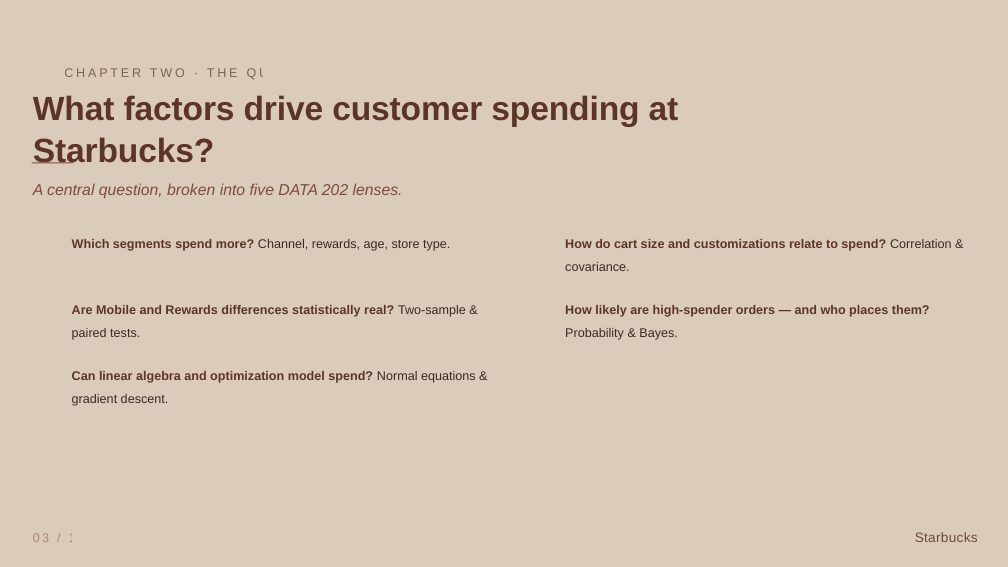
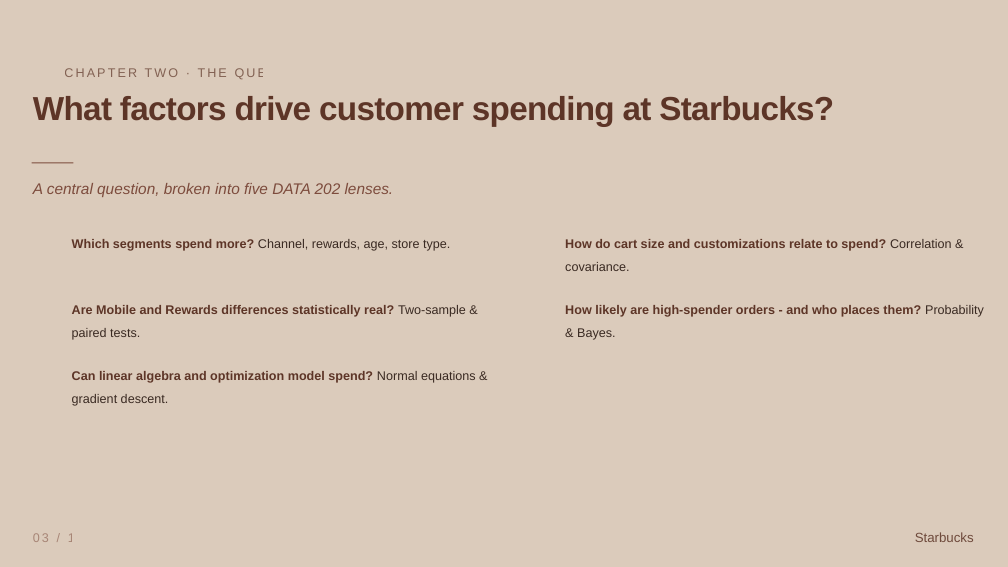
Before and after one commit to NamanSudan/data202-starbucks-analysis, a slide deck: slide 3 of presentation/final-presentation/final-presentation.pptx. Drawn at 1008x567 pixels with LibreOffice and Linux fonts; fonts in the diff are those of the drawing. Boxes give left, top, right and bottom in pixels: in the first picture for what was removed or moved away, otherwise in the second. Text is boxed around its words. In the diff, an @@ line names an element or a change of style, - is before the commit and + after.

```diff
--- a/presentation/final-presentation/final-presentation.pptx
+++ b/presentation/final-presentation/final-presentation.pptx
@@ text "What factors drive customer spending ..." at (33, 96, 834, 126): size 48 to 47.5 pt, letter spacing -0.2 to -1 pt @@
@@ text "CHAPTER TWO · THE QUESTION" at (64, 68, 315, 79): letter spacing 4 to 3 pt @@
@@ text "A central question, broken into ..." at (33, 183, 394, 197): size 22.5 to 22 pt @@
@@ text at (565, 305, 984, 340): text changed @@
-How likely are high-spender orders — and who places them? Probability & Bayes.
+How likely are high-spender orders - and who places them? Probability & Bayes.
@@ text "03 / 16" at (33, 533, 84, 542): letter spacing 3.2 to 3 pt @@
@@ text "Starbucks" at (915, 532, 974, 542): size 19.5 to 19 pt, letter spacing 0.4 to 0 pt @@
```
Also in this commit, not shown: 15 other slides changed, 2 other files.
